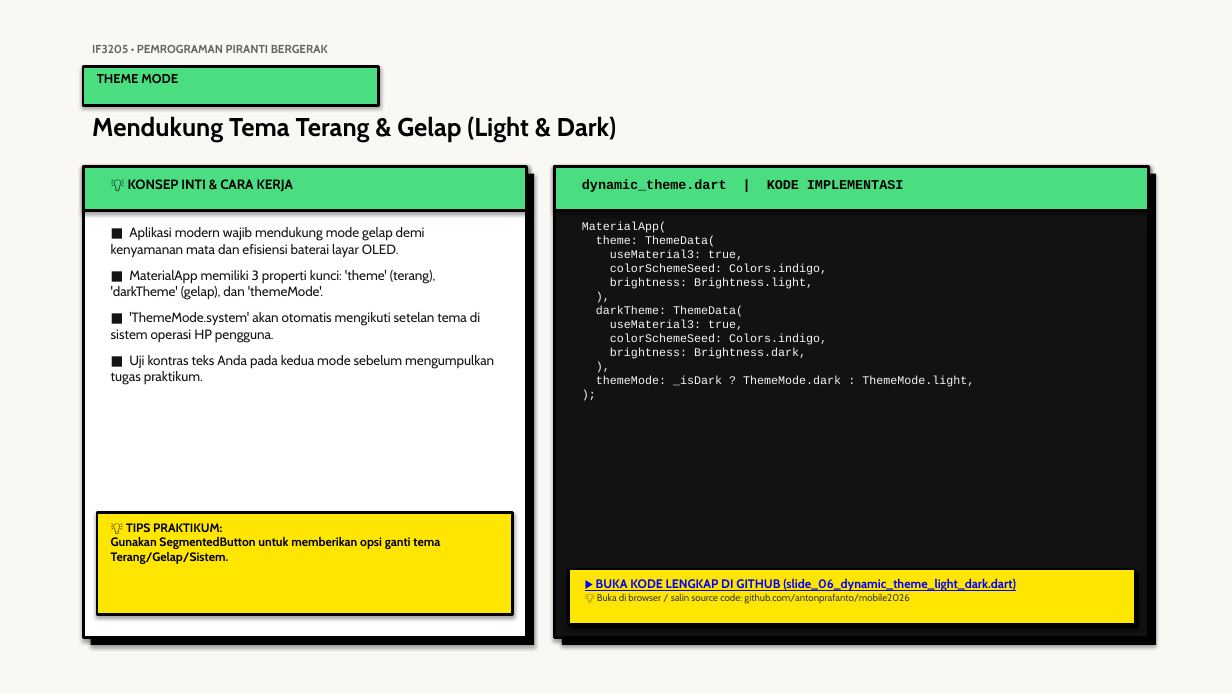
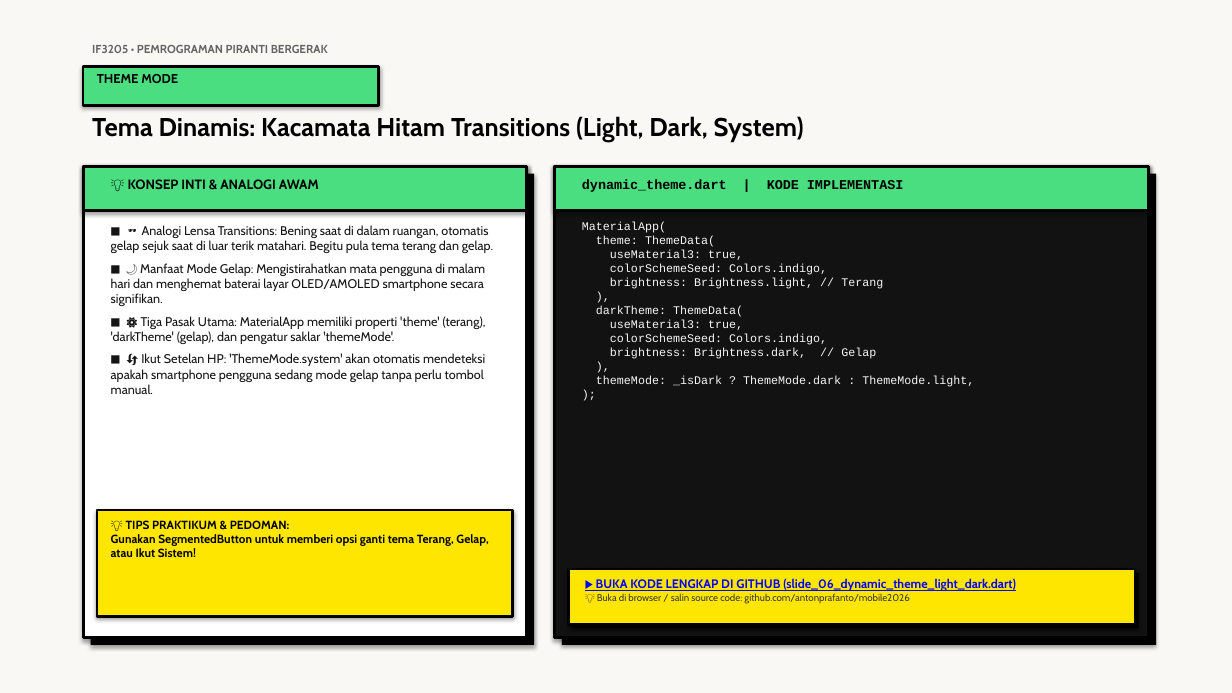
Before and after one commit to antonprafanto/mobile2026, a slide deck: slide 6 of 03_slide_presentasi/PERTEMUAN_05_Material3_dan_Responsive_UI.pptx. Drawn at 1232x693 pixels with LibreOffice and Linux fonts; fonts in the diff are those of the drawing. Boxes give left, top, right and bottom in pixels: in the first picture for what was removed or moved away, otherwise in the second. Text is boxed around its words. In the diff, an @@ line names an element or a change of style, - is before the commit and + after.

Commit message:
feat(p05): perkuat analogi membumi, kartu M3, dan dokumen kerangka kerja courseware

```diff
--- a/03_slide_presentasi/PERTEMUAN_05_Material3_dan_Responsive_UI.pptx
+++ b/03_slide_presentasi/PERTEMUAN_05_Material3_dan_Responsive_UI.pptx
@@ text at (92,116,804,142): text changed @@
-Mendukung Tema Terang & Gelap (Light & Dark)
+Tema Dinamis: Kacamata Hitam Transitions (Light, Dark, System)
@@ text at (128,179,319,189): text changed @@
-💡 KONSEP INTI & CARA KERJA
+💡 KONSEP INTI & ANALOGI AWAM
@@ text at (111,225,493,394): text changed; size 10.5 to 9.8 pt @@
-■ Aplikasi modern wajib mendukung mode gelap demi kenyamanan mata dan efisiensi baterai layar OLED.
-■ MaterialApp memiliki 3 properti kunci: 'theme' (terang), 'darkTheme' (gelap), dan 'themeMode'.
-■ 'ThemeMode.system' akan otomatis mengikuti setelan tema di sistem operasi HP pengguna.
-■ Uji kontras teks Anda pada kedua mode sebelum mengumpulkan tugas praktikum.
+■ 🕶️ Analogi Lensa Transitions: Bening saat di dalam ruangan, otomatis gelap sejuk saat di luar terik matahari. Begitu pula tema terang dan gelap.
+■ 🌙 Manfaat Mode Gelap: Mengistirahatkan mata pengguna di malam hari dan menghemat baterai layar OLED/AMOLED smartphone secara signifikan.
+■ ⚙️ Tiga Pasak Utama: MaterialApp memiliki properti 'theme' (terang), 'darkTheme' (gelap), dan pengatur saklar 'themeMode'.
+■ 🔄 Ikut Setelan HP: 'ThemeMode.system' akan otomatis mendeteksi apakah smartphone pengguna sedang mode gelap tanpa perlu tombol manual.
@@ text at (582,222,974,387): text changed @@
-MaterialApp(
-theme: ThemeData(
-useMaterial3: true,
-colorSchemeSeed: Colors.indigo,
-brightness: Brightness.light,
-),
-darkTheme: ThemeData(
-useMaterial3: true,
-colorSchemeSeed: Colors.indigo,
-brightness: Brightness.dark,
-),
-themeMode: _isDark ? ThemeMode.dark : ThemeMode.light,
-);
+MaterialApp(
+theme: ThemeData(
+useMaterial3: true,
+colorSchemeSeed: Colors.indigo,
+brightness: Brightness.light, // Terang
+),
+darkTheme: ThemeData(
+useMaterial3: true,
+colorSchemeSeed: Colors.indigo,
+brightness: Brightness.dark, // Gelap
+),
+themeMode: _isDark ? ThemeMode.dark : ThemeMode.light,
+);
@@ text at (111,520,488,557): text changed; size 9.5 to 9.2 pt @@
-💡 TIPS PRAKTIKUM:
-Gunakan SegmentedButton untuk memberikan opsi ganti tema Terang/Gelap/Sistem.
+💡 TIPS PRAKTIKUM & PEDOMAN:
+Gunakan SegmentedButton untuk memberi opsi ganti tema Terang, Gelap, atau Ikut Sistem!
```
Also in this commit, not shown: 15 other slides changed, 4 other files.
